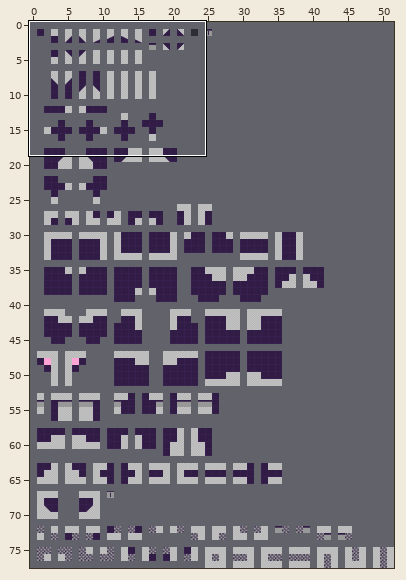
Level history. Tiled map: Worlds/Forest/rule_ase3_new1.tmx. The first picture is a wide view before the edit; the outline marks the close-up.
Close-up. As it was:
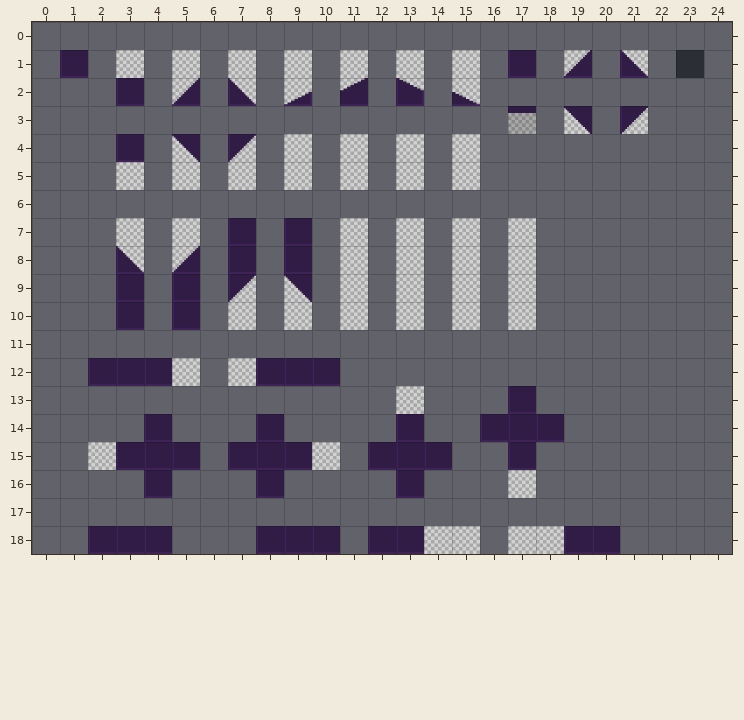
Cells are 160x160 px. Shown: x 0..24, y 0..18. The commit also changed other parts of the map, which this record leaves out.
After:
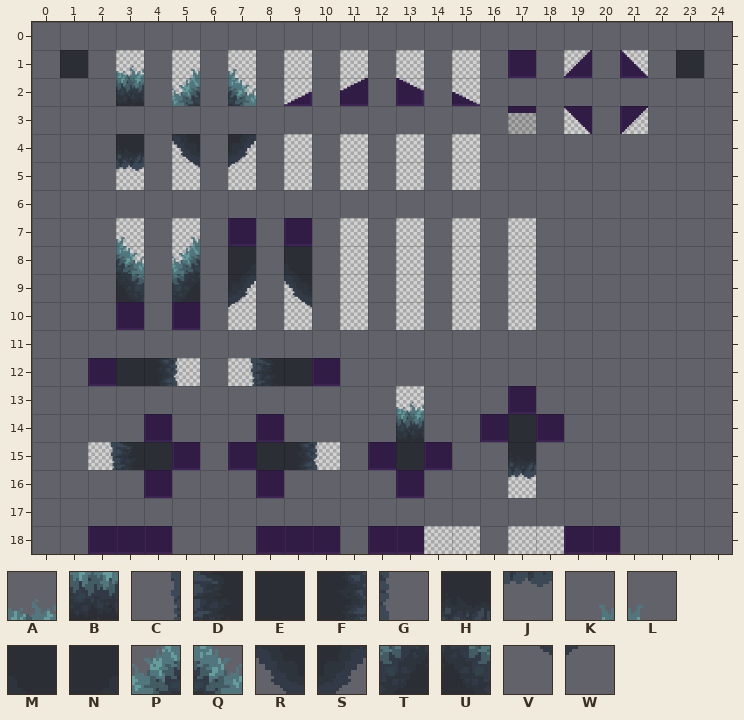
Key: from "Forest": A 2, B 18, C 32, D 33, E 34, F 35, G 36, H 50, J 66, K 80, L 81, M 82, N 83, P 96, Q 97, R 98, S 99, T 112, U 113, V 114, W 115.
_ is an empty cell.
Tiles of an added or newly shown layer are drawn over the layers below it.
The exact change:
{"where": "layer \"output_Grass\" (now shown)"}
{"y":1,"x":1,"old":"_","new":"E"}
{"y":1,"x":3,"old":"_","new":"A"}
{"y":1,"x":5,"old":"_","new":"K"}
{"y":1,"x":7,"old":"_","new":"L"}
{"y":2,"x":3,"old":"_","new":"B"}
{"y":2,"x":5,"old":"_","new":"P"}
{"y":2,"x":7,"old":"_","new":"Q"}
{"y":4,"x":3,"old":"_","new":"H"}
{"y":4,"x":5,"old":"_","new":"R"}
{"y":4,"x":7,"old":"_","new":"S"}
{"y":5,"x":3,"old":"_","new":"J"}
{"y":5,"x":5,"old":"_","new":"V"}
{"y":5,"x":7,"old":"_","new":"W"}
{"y":7,"x":3,"old":"_","new":"L"}
{"y":7,"x":5,"old":"_","new":"K"}
{"y":8,"x":3,"old":"_","new":"Q"}
{"y":8,"x":5,"old":"_","new":"P"}
{"y":8,"x":7,"old":"_","new":"N"}
{"y":8,"x":9,"old":"_","new":"M"}
{"y":9,"x":3,"old":"_","new":"U"}
{"y":9,"x":5,"old":"_","new":"T"}
{"y":9,"x":7,"old":"_","new":"S"}
{"y":9,"x":9,"old":"_","new":"R"}
{"y":10,"x":7,"old":"_","new":"W"}
{"y":10,"x":9,"old":"_","new":"V"}
{"y":12,"x":3,"old":"___","new":"EFG"}
{"y":12,"x":7,"old":"___","new":"CDE"}
{"y":13,"x":13,"old":"_","new":"A"}
{"y":14,"x":13,"old":"_","new":"B"}
{"y":14,"x":17,"old":"_","new":"E"}
{"y":15,"x":2,"old":"___","new":"CDE"}
{"y":15,"x":8,"old":"___","new":"EFG"}
{"y":15,"x":13,"old":"_","new":"E"}
{"y":15,"x":17,"old":"_","new":"H"}
{"y":16,"x":17,"old":"_","new":"J"}
